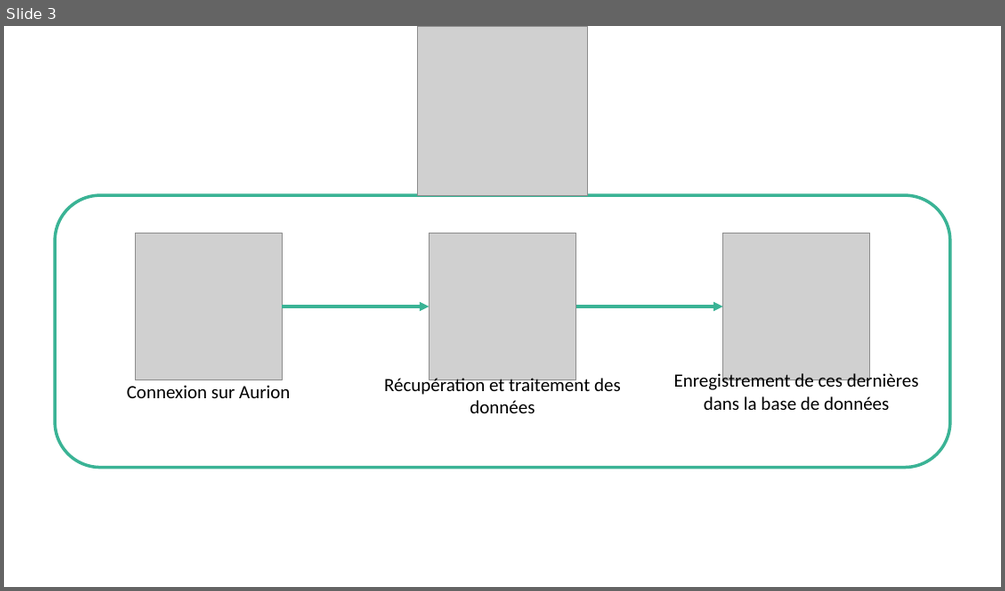
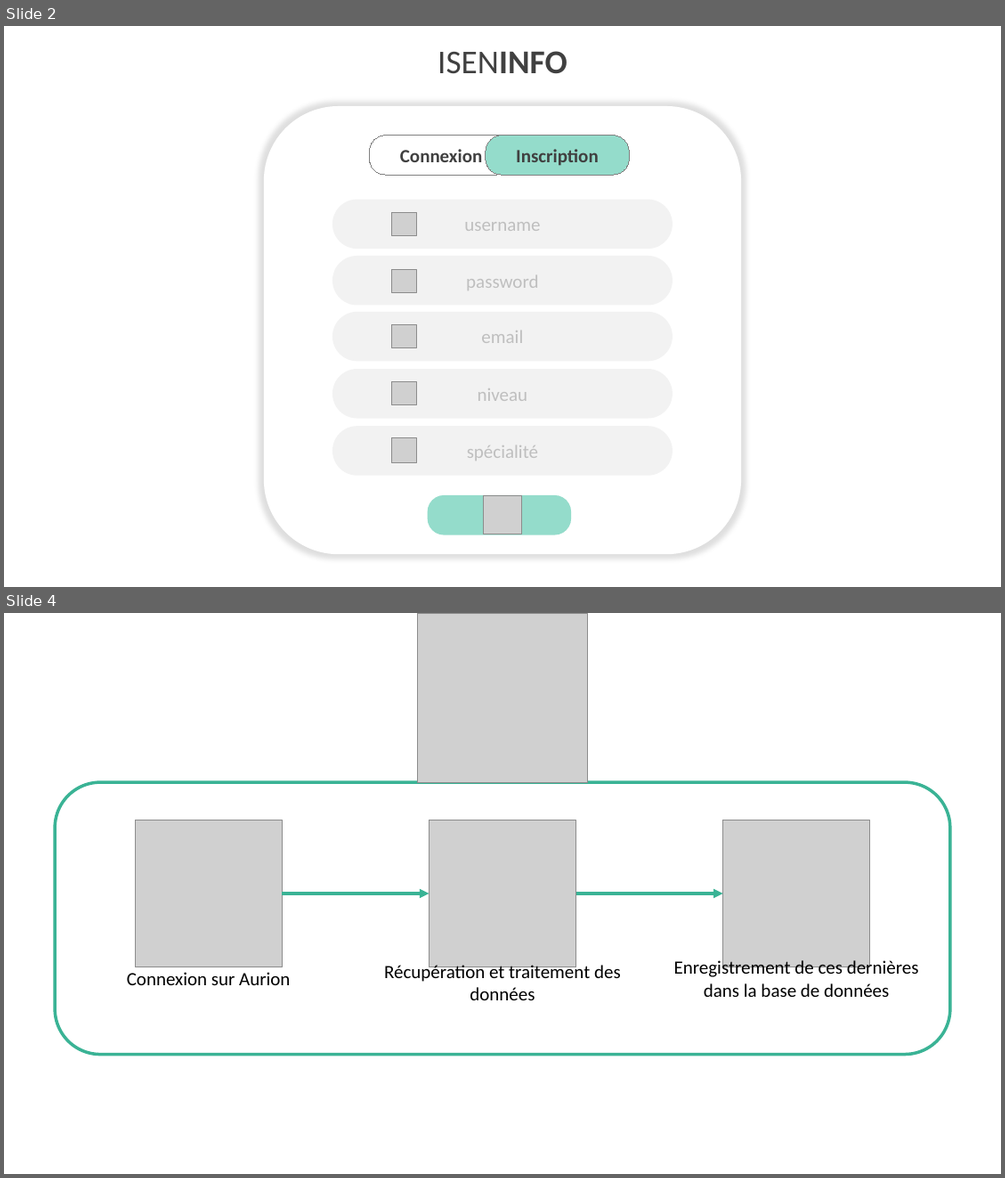
Before and after one commit to hugodemenez/isen-student-portal, a slide deck: powerpoint/Structure_Projet.pptx. Shown one above the other, each under a label of ours: slide 3 before the commit, slides 2 and 4 after it; the slides between them are not shown. The pictures are 1005x591 and 1005x1178 pixels, drawn with LibreOffice and Linux fonts; fonts in the diff are those of the drawing; grey boxes stand for pictures. Boxes give left, top, right and bottom in pixels: in the first picture for what was removed or moved away, otherwise in the second. Text is boxed around its words. In the diff, an @@ line names an element or a change of style, - is before the commit and + after.

```diff
--- a/powerpoint/Structure_Projet.pptx
+++ b/powerpoint/Structure_Projet.pptx
@@ slide 2 added at (4, 26, 1001, 587), background #FFFFFF @@
@@ text added at (437, 51, 567, 74), 32 pt, text #404040 @@
+ISENINFO
@@ rounded rectangle added at (264, 106, 741, 554), fill #FFFFFF @@
@@ rounded rectangle added at (370, 135, 513, 175), outline #808080 0.75 pt, 18 pt, text #404040, bold @@
+Connexion
@@ rounded rectangle added at (485, 135, 629, 175), fill #94DCCB, outline #808080 0.75 pt, 18 pt, text #404040, bold @@
+Inscription
@@ rounded rectangle added at (332, 200, 672, 248), fill #F2F2F2, 18 pt, text #BFBFBF @@
+username
@@ picture added at (392, 212, 417, 235) @@
@@ rounded rectangle added at (332, 256, 672, 305), fill #F2F2F2, 18 pt, text #BFBFBF @@
+password
@@ picture added at (392, 269, 417, 292) @@
@@ rounded rectangle added at (332, 312, 672, 361), fill #F2F2F2, 18 pt, text #BFBFBF @@
+email
@@ picture added at (392, 324, 417, 347) @@
@@ rounded rectangle added at (332, 369, 672, 418), fill #F2F2F2, 18 pt, text #BFBFBF @@
+niveau
@@ picture added at (392, 382, 417, 405) @@
@@ rounded rectangle added at (332, 426, 672, 475), fill #F2F2F2, 18 pt, text #BFBFBF @@
+spécialité
@@ picture added at (392, 438, 417, 463) @@
@@ rounded rectangle added at (428, 495, 571, 534), fill #94DCCB @@
@@ picture added at (484, 496, 522, 534) @@
@@ what was slide 3 is now slide 4 @@
```
Also in this commit, not shown: 1 slide changed, 1 other slide added, 1 slide removed, 9 other files.
